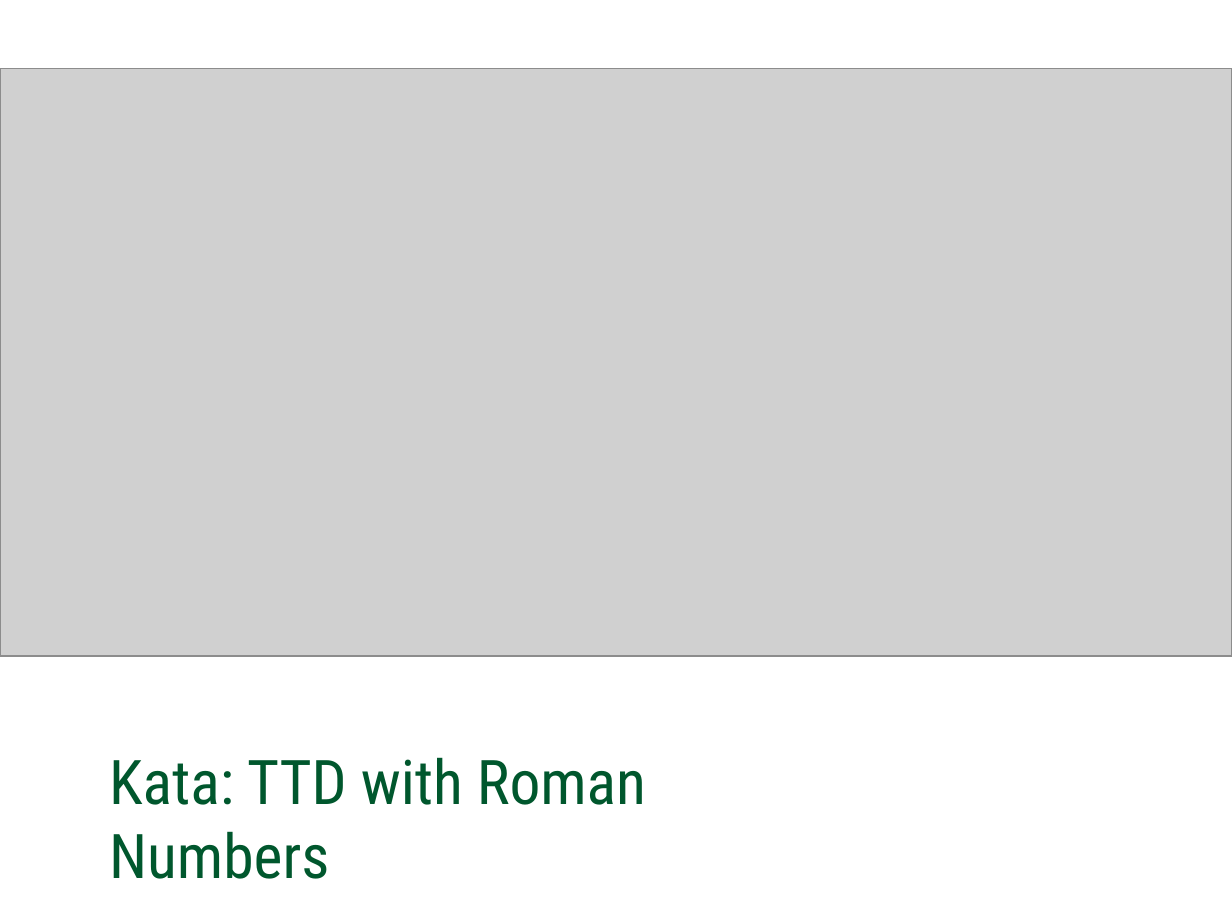
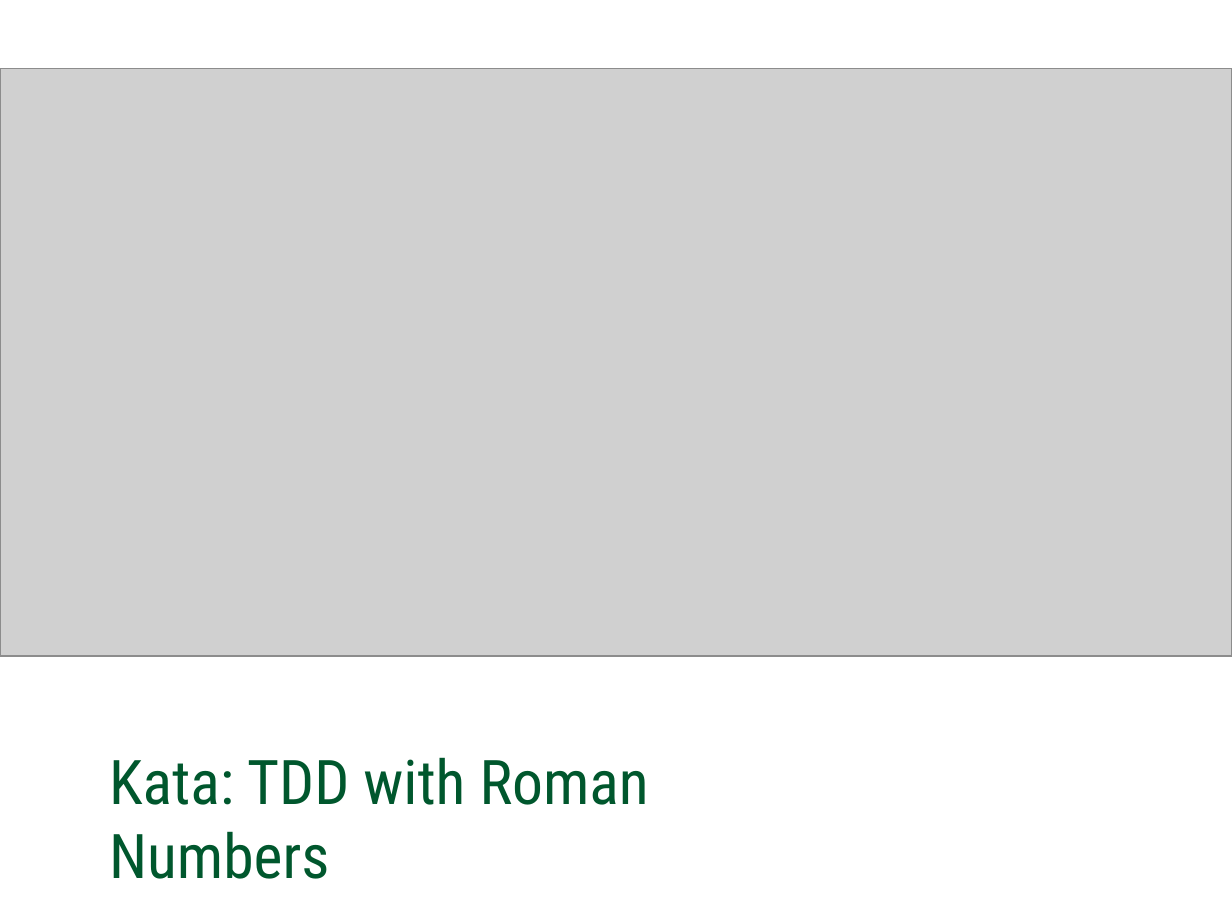
Before and after one commit to Ozindar/GCUnitTestDojo, a slide deck: slide 1 of RomanNumbers/Coding Kata - Romeinse notatie.pptx. Drawn at 1232x924 pixels with LibreOffice and Linux fonts; fonts in the diff are those of the drawing; grey boxes stand for pictures; background and template pictures are left out. Boxes give left, top, right and bottom in pixels: in the first picture for what was removed or moved away, otherwise in the second. Text is boxed around its words. In the diff, an @@ line names an element or a change of style, - is before the commit and + after.

```diff
--- a/RomanNumbers/Coding Kata - Romeinse notatie.pptx
+++ b/RomanNumbers/Coding Kata - Romeinse notatie.pptx
@@ text at bbox=[109, 757, 649, 879]: text changed @@
-Kata: TTD with Roman Numbers
+Kata: TDD with Roman Numbers
```
Also in this commit, not shown: 5 other slides changed.
